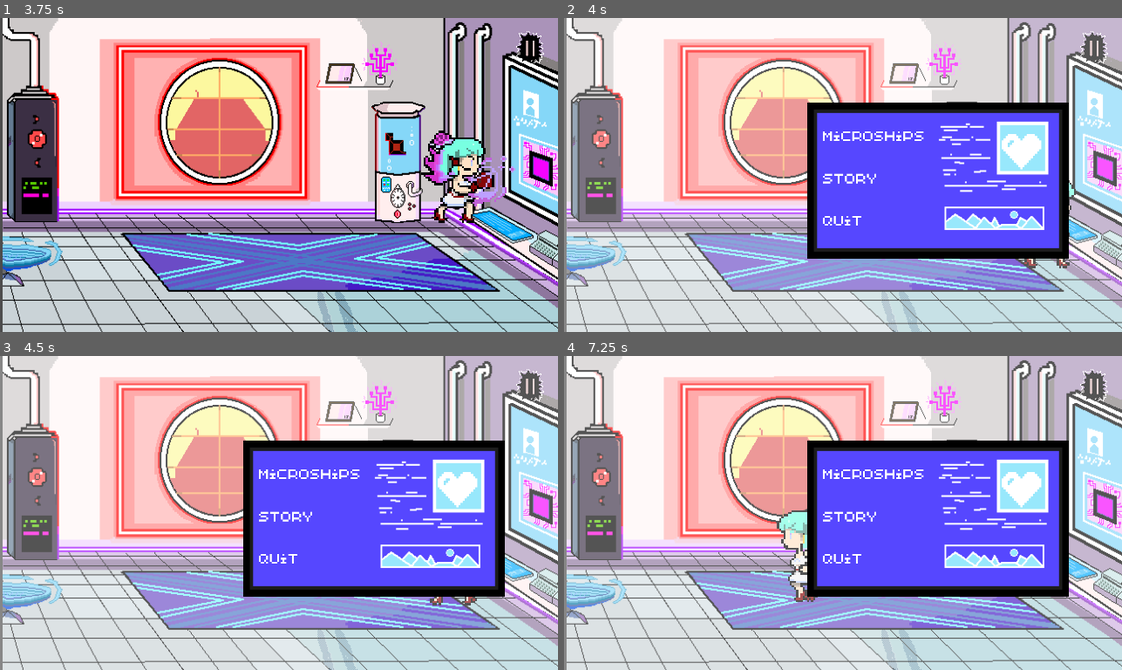
Above: before the commit, frames 1-4 (two rows, left to right).
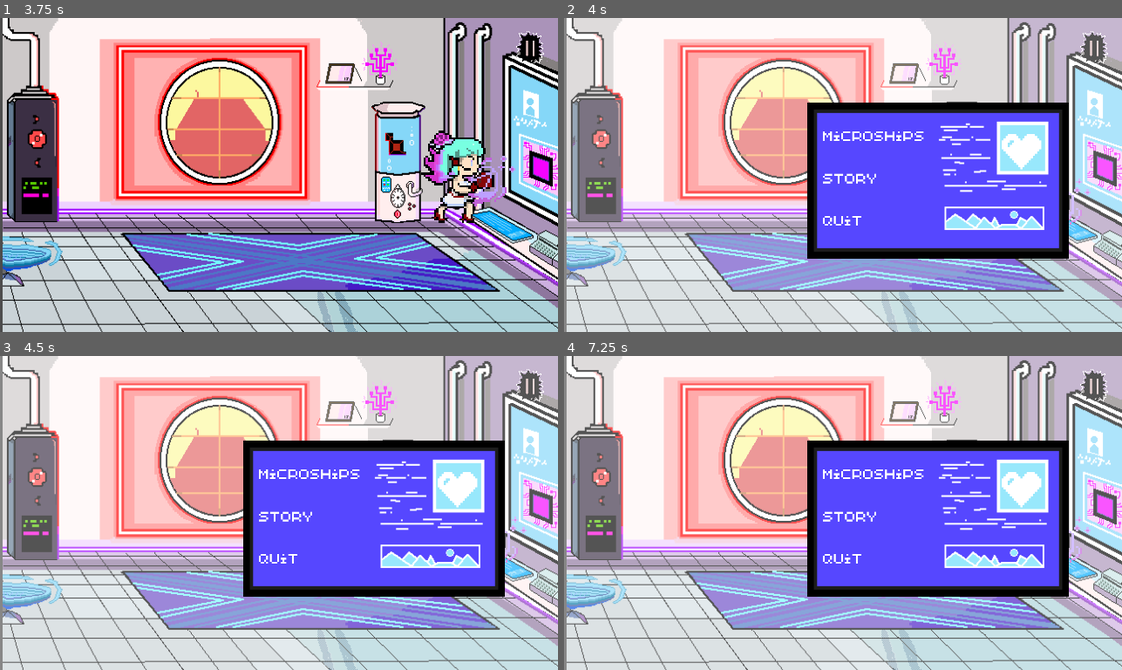
Above: after the commit, the same moments.

Repository: ifoudil/Chromatic-Requiem
Game: Godot game, scene res://Scenes/player.tscn
Two runs of this game, one before a commit and one after it. Both use one fixed random seed, a clock stepped at 60 frames per second and the inputs below. This scene is started directly instead of the project's main scene.
Inputs:
- Up to frame 1 (3.75 s): tap Enter (ui_accept) at 0.5 s; hold Right (move_right) 0.53-2.03 s; tap Z (atk) at 0.6, 2.1, 3.6 s; tap Space (jump) at 0.77, 1.52, 3.02 s; tap N (switch_idle) at 1.35, 2.85 s; hold Left (move_left) 2.03-2.78 s; hold Right (move_right) from 2.78 s (still down)
- Up to frame 2 (4 s): keep holding Right (move_right); tap Space (jump) at 3.77 s
- Up to frame 3 (4.5 s): release Right (move_right) at 4.28 s; hold Left (move_left) from 4.28 s (still down); tap N (switch_idle) at 4.35 s
- Up to frame 4 (7.25 s): tap Space (jump) at 4.52, 6.02, 6.77 s; release Left (move_left) at 5.03 s; hold Right (move_right) 5.03-5.78 s; tap Z (atk) at 5.1, 6.6 s; hold Left (move_left) from 5.78 s (still down); tap N (switch_idle) at 5.85 s

Frame 1 is identical in both runs. In frame 2, 0.3% of the frame differs, in the area x 82-95%, y 51-80%; in frame 3, 0.2%; in frame 4, 1.1%, in the area x 38-95%, y 49-79%.

Commit message:
fixing issues

Diff:
--- a/Scenes/area_2d.tscn
+++ b/Scenes/area_2d.tscn
@@ -14,17 +14,17 @@
 }]
 
 [sub_resource type="RectangleShape2D" id="RectangleShape2D_3w4em"]
-size = Vector2(381.515, 14.6506)
+size = Vector2(254.757, 14.6506)
 
 [node name="Area2D" type="StaticBody2D"]
 
 [node name="AnimatedSprite2D" type="AnimatedSprite2D" parent="."]
 texture_filter = 1
-position = Vector2(335, 254)
-scale = Vector2(5.27344, 2.3125)
+position = Vector2(228.25, 254)
+scale = Vector2(3.60547, 2.3125)
 sprite_frames = SubResource("SpriteFrames_jb3vm")
 
 [node name="CollisionShape2D" type="CollisionShape2D" parent="."]
-position = Vector2(336, 227)
+position = Vector2(235, 227)
 scale = Vector2(1.60938, 1.29688)
 shape = SubResource("RectangleShape2D_3w4em")
--- a/Scenes/baddieViolet.tscn
+++ b/Scenes/baddieViolet.tscn
@@ -176,7 +176,7 @@
 scale = Vector2(2.45023, 2.39583)
 sprite_frames = SubResource("SpriteFrames_xh4dr")
 animation = &"atk1_right"
-frame_progress = 0.587219
+frame_progress = 0.232254
 offset = Vector2(-387.769, 192.548)
 
 [node name="CollisionShape2D" type="CollisionShape2D" parent="."]
--- a/Scenes/menu.tscn
+++ b/Scenes/menu.tscn
@@ -51,6 +51,7 @@
 }]
 
 [node name="MenuUI" type="CanvasLayer"]
+process_mode = 3
 script = ExtResource("1_1rerr")
 
 [node name="ColorRect" type="ColorRect" parent="."]
@@ -59,11 +60,12 @@
 color = Color(1, 1, 1, 0.329412)
 
 [node name="AnimatedSprite2D" type="AnimatedSprite2D" parent="."]
+process_mode = 3
 position = Vector2(429, 186.37)
 scale = Vector2(0.3, 0.318111)
 sprite_frames = SubResource("SpriteFrames_cayip")
 animation = &"microship_yellow"
-frame_progress = 0.809285
+frame_progress = 0.32598
 
 [node name="VBoxContainer" type="Control" parent="."]
 layout_direction = 1
--- a/Scenes/player.tscn
+++ b/Scenes/player.tscn
@@ -182,4 +182,5 @@
 
 [node name="pause" parent="." instance=ExtResource("15_h4iuc")]
 
+[connection signal="body_entered" from="StaticBody2D/Area2D" to="StaticBody2D/Area2D" method="_on_body_entered"]
 [connection signal="timeout" from="CharacterBody2D/AttackTimer" to="CharacterBody2D" method="_on_attack_timer_timeout"]
--- a/Scripts/area_2d.gd
+++ b/Scripts/area_2d.gd
@@ -1,16 +1,11 @@
 extends Area2D
 
 var menu_scene = preload("res://Scenes/menu.tscn")
-var menu_instance = null
 
-func _ready():
-	body_entered.connect(_on_body_entered)
 
 func _on_body_entered(body):
 	print("Collision with ", body.name)
 	if body.name == "CharacterBody2D":
-		if menu_instance == null:
-			menu_instance = menu_scene.instantiate()
-			get_tree().current_scene.add_child(menu_instance)
-		else:
-			menu_instance.visible = true
+		var menu_instance = menu_scene.instantiate()
+		get_tree().current_scene.add_child(menu_instance)
+		get_tree().paused = true
--- a/Scripts/menu.gd
+++ b/Scripts/menu.gd
@@ -7,6 +7,7 @@
 func _on_quitter_pressed() -> void:
 	$AnimatedSprite2D.play("default")
 	self.visible = false
+	get_tree().paused = false
 
 func _on_info_pressed() -> void:
 	$AnimatedSprite2D.play("histoire")
--- a/Scripts/pause.gd
+++ b/Scripts/pause.gd
@@ -9,7 +9,8 @@
 func _on_pause_pressed() -> void:
 	if menu.get_parent() == null:
 		# Ouvrir le menu pause
-		add_child(menu)  # On ajoute le menu à CanvasLayer → il apparaît + interactif
+		add_child(menu)
+	 # On ajoute le menu à CanvasLayer → il apparaît + interactif
 
 		# FREEZER TOUT LE JEU
 		get_tree().paused = true
